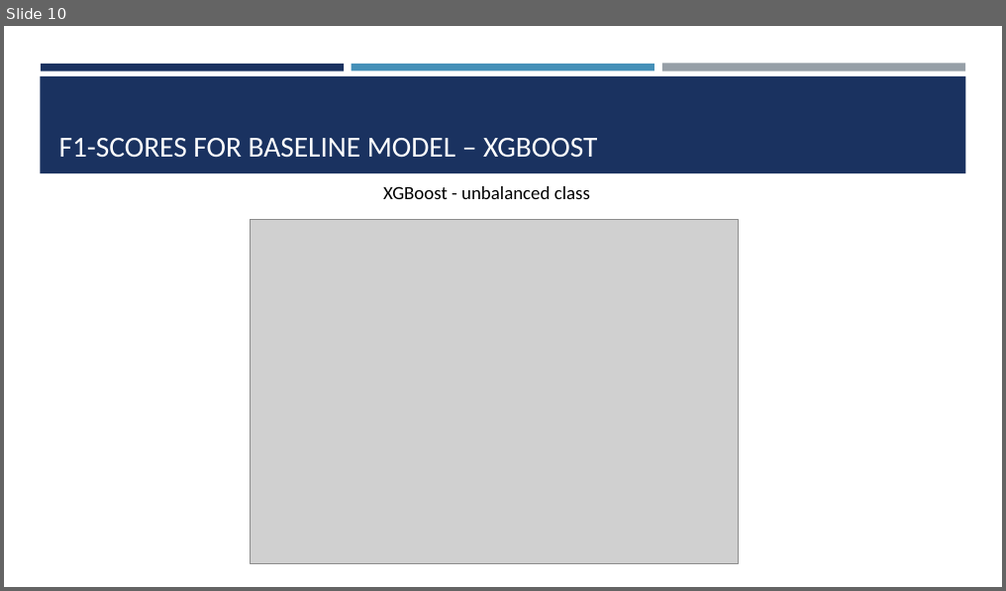
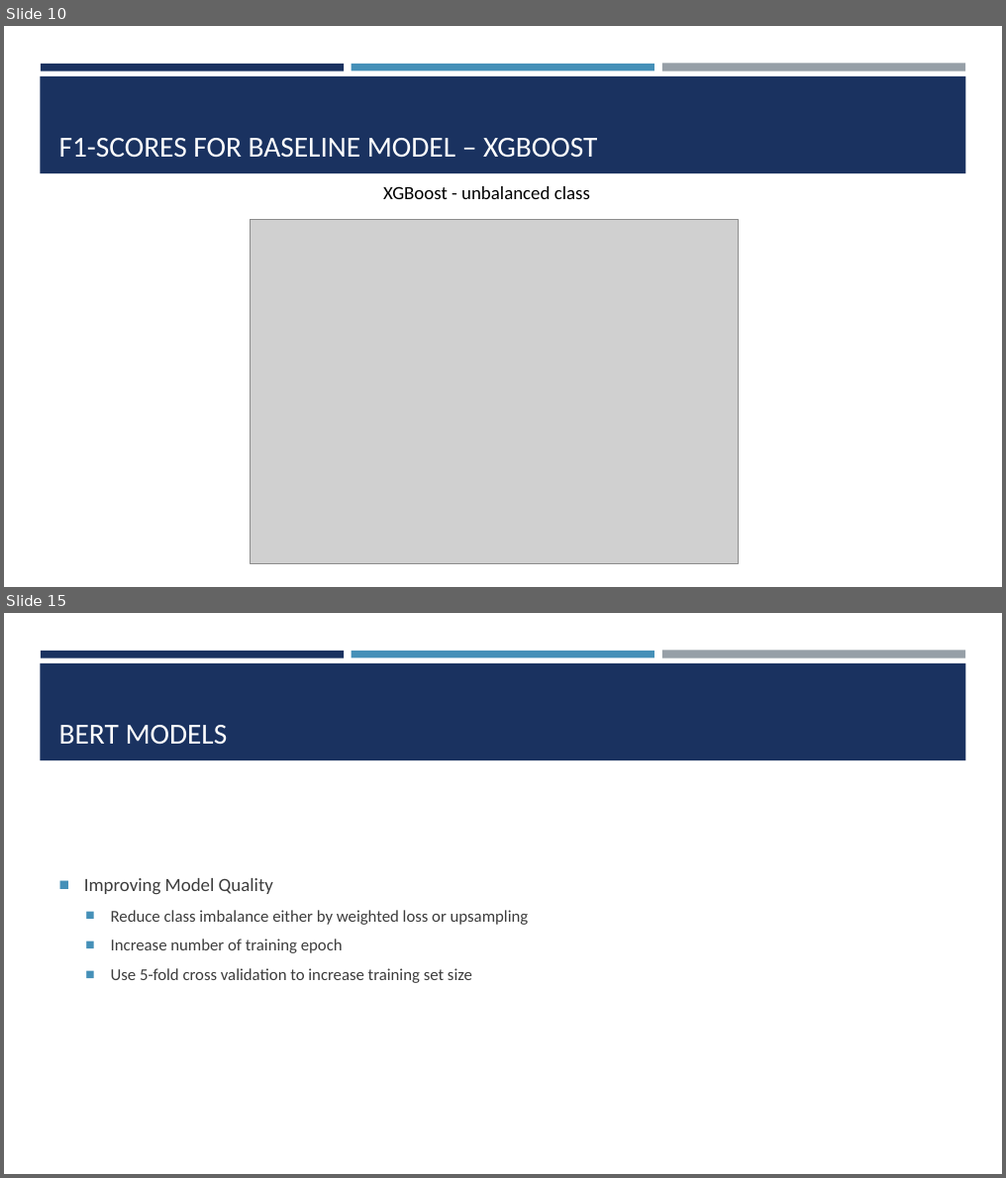
Before and after one commit to josefweibel/nlp-medical-project, a slide deck: presentations/Final Presentation.pptx. Shown one above the other, each under a label of ours: slide 10 before the commit, slides 10 and 15 after it; the slides between them are not shown. The pictures are 1006x591 and 1006x1178 pixels, drawn with LibreOffice and Linux fonts; fonts in the diff are those of the drawing; grey boxes stand for pictures. Boxes give left, top, right and bottom in pixels: in the first picture for what was removed or moved away, otherwise in the second. Text is boxed around its words. In the diff, an @@ line names an element or a change of style, - is before the commit and + after.

```diff
--- a/presentations/Final Presentation.pptx
+++ b/presentations/Final Presentation.pptx
@@ slide 15 added at (x1=4, y1=613, x2=1002, y2=1174), background #FFFFFF; not listed: 4 template elements that a slide beside it also shows @@
@@ title added at (x1=59, y1=725, x2=228, y2=744), 28 pt, text #FFFFFF @@
+BERT MODELS
@@ text added at (x1=84, y1=878, x2=529, y2=983), 16 pt, text #3D3D3D @@
+■ Improving Model Quality
+  ■ Reduce class imbalance either by weighted loss or upsampling
+  ■ Increase number of training epoch
+  ■ Use 5-fold cross validation to increase training set size
```
Also in this commit, not shown: 6 slides changed, 4 other slides added, 1 slide removed.
